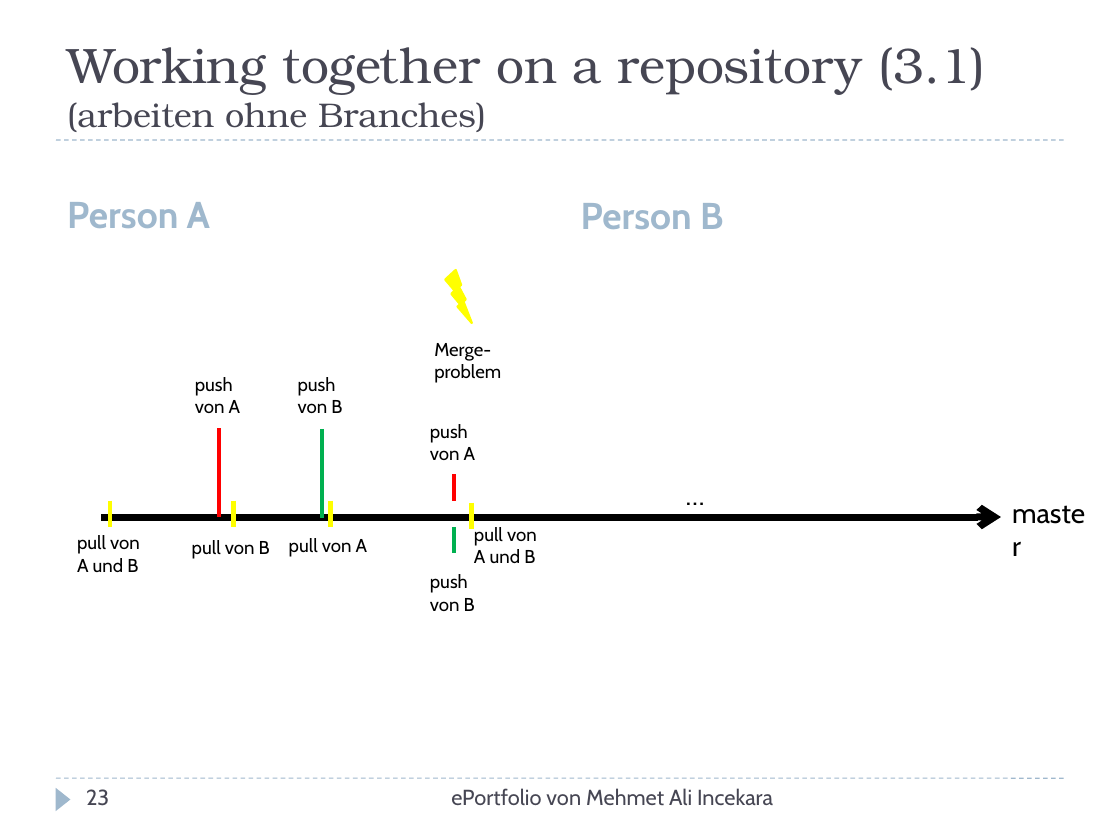
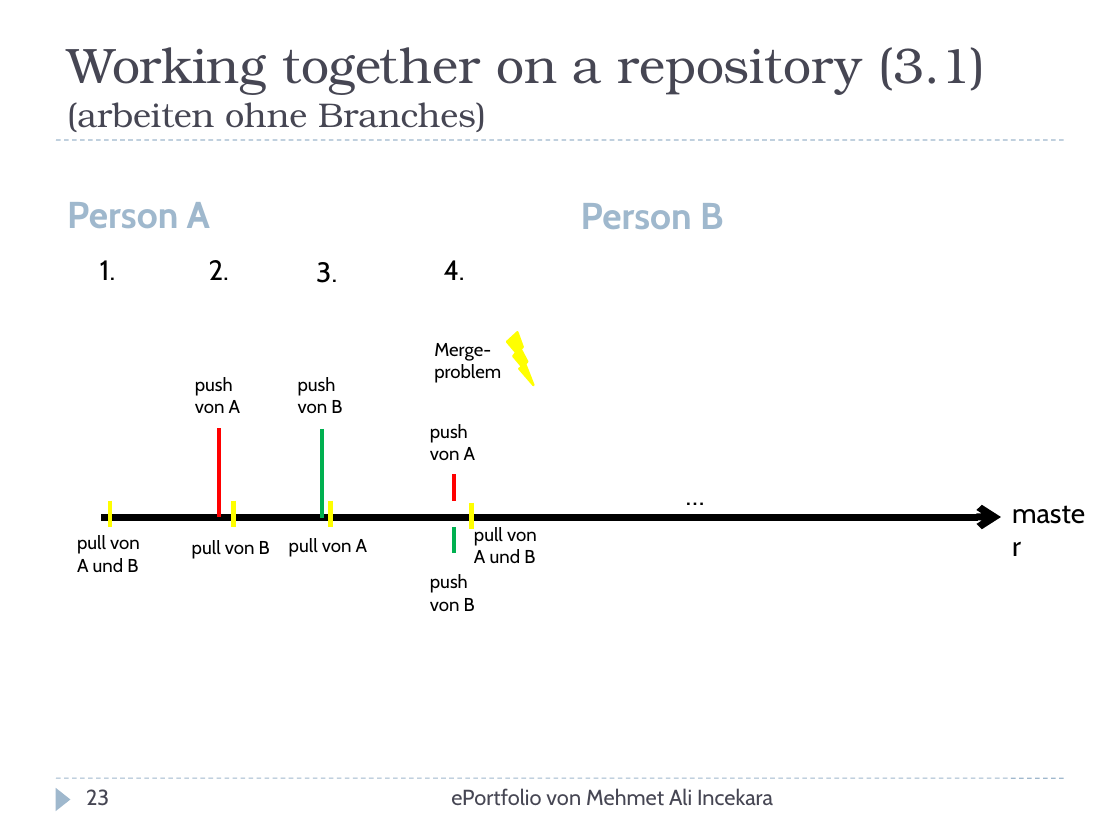
Before and after one commit to xnappy/ePortfolio, a slide deck: slide 23 of Tutorial.pptx. Drawn at 1120x840 pixels with LibreOffice and Linux fonts; fonts in the diff are those of the drawing. Boxes give left, top, right and bottom in pixels: in the first picture for what was removed or moved away, otherwise in the second. Text is boxed around its words. In the diff, an @@ line names an element or a change of style, - is before the commit and + after.

```diff
--- a/Tutorial.pptx
+++ b/Tutorial.pptx
@@ text added at <box>100,260,116,280</box>, 18 pt, text #000000 @@
+1.
@@ text added at <box>209,260,229,280</box>, 18 pt, text #000000 @@
+2.
@@ text added at <box>316,262,337,283</box>, 18 pt, text #000000 @@
+3.
@@ text added at <box>444,260,465,280</box>, 18 pt, text #000000 @@
+4.
@@ lightning bolt: place and size @@
-lightning bolt at <box>446,270,473,323</box>
+lightning bolt at <box>507,333,534,385</box>
```
Also in this commit, not shown: 2 other slides changed, 1 slide added, 4 slides removed.
